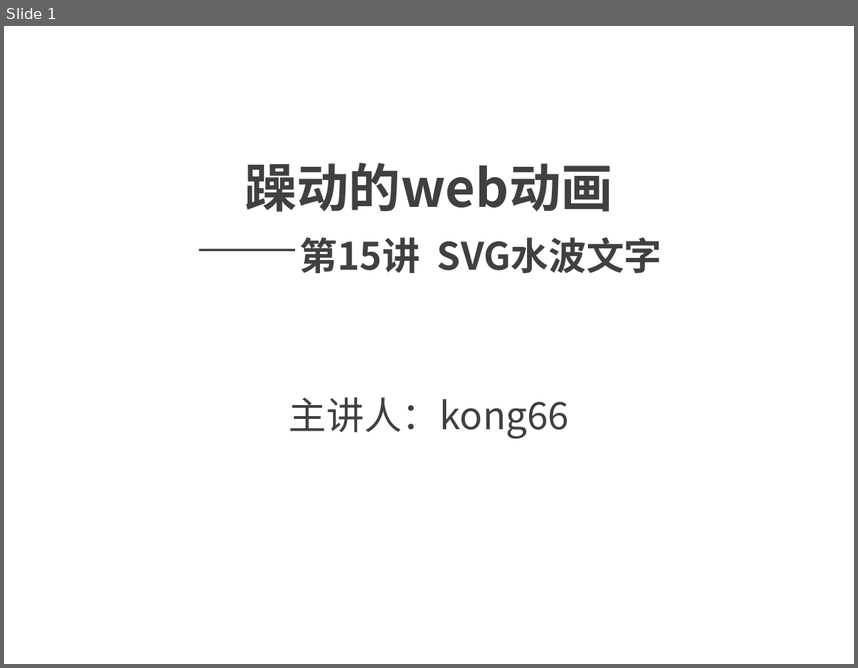
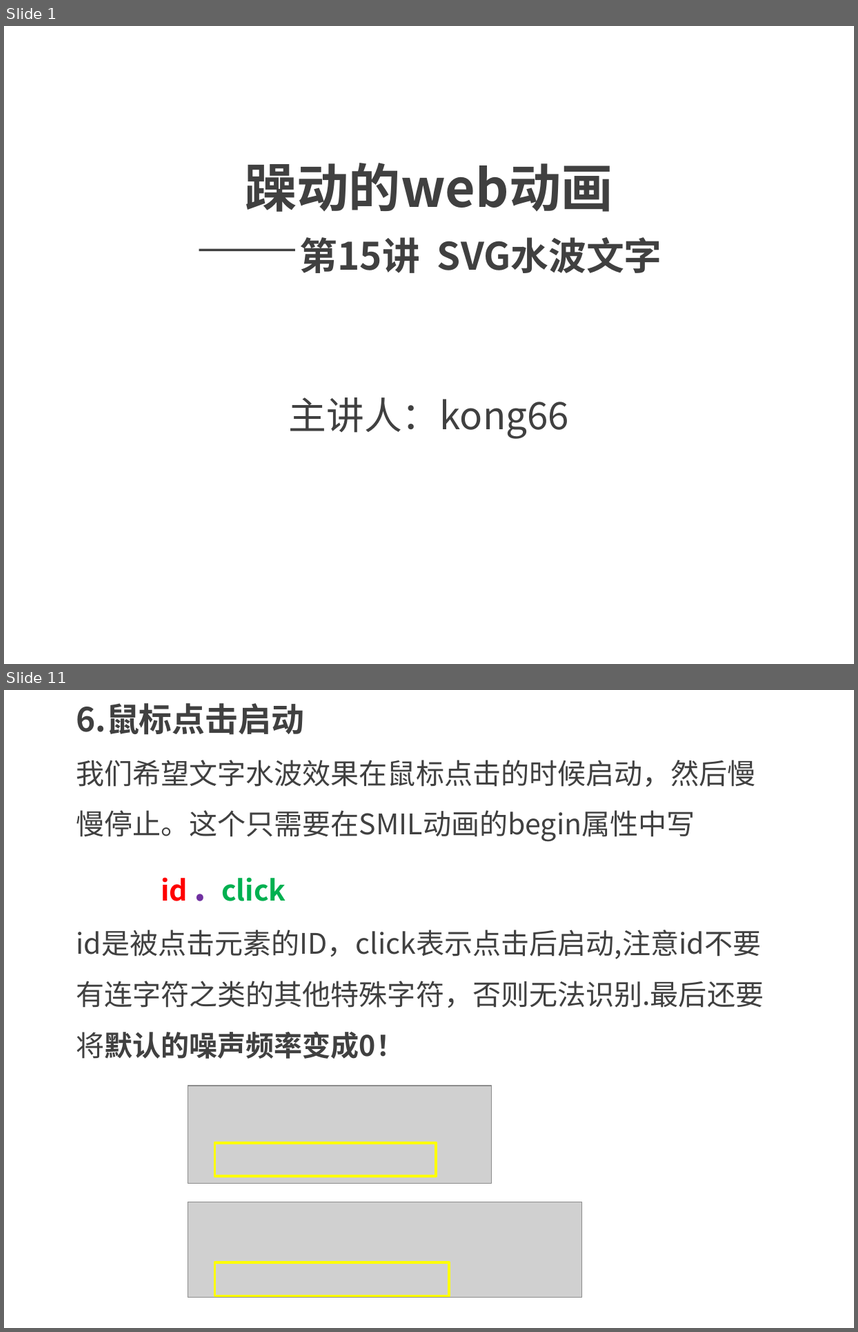
Before and after one commit to kong66/webAni, a slide deck: 15-svg-filter-text-wave/15.pptx. Shown one above the other, each under a label of ours: slide 1 before the commit, slides 1 and 11 after it; the slides between them are not shown. The pictures are 858x668 and 858x1332 pixels, drawn with LibreOffice and Linux fonts; fonts in the diff are those of the drawing; grey boxes stand for pictures. Boxes give left, top, right and bottom in pixels: in the first picture for what was removed or moved away, otherwise in the second. Text is boxed around its words. In the diff, an @@ line names an element or a change of style, - is before the commit and + after.

```diff
--- a/15-svg-filter-text-wave/15.pptx
+++ b/15-svg-filter-text-wave/15.pptx
@@ slide 11 added at [4, 690, 854, 1328], background #FFFFFF @@
@@ text added at [76, 703, 304, 735], 28 pt, text #404040, bold @@
+6.鼠标点击启动
@@ text added at [76, 760, 764, 1058], 24 pt, text #404040 @@
+我们希望文字水波效果在鼠标点击的时候启动，然后慢慢停止。这个只需要在SMIL动画的begin属性中写
+id . click
+id是被点击元素的ID，click表示点击后启动,注意id不要有连字符之类的其他特殊字符，否则无法识别.最后还要将默认的噪声频率变成0！
@@ picture added at [188, 1085, 492, 1183] @@
@@ rectangle added at [215, 1142, 436, 1175], outline #FFFF00 2.25 pt @@
@@ picture added at [188, 1202, 583, 1296] @@
@@ rectangle added at [215, 1262, 450, 1295], outline #FFFF00 2.25 pt @@
```
Also in this commit, not shown: 3 slides changed, 8 other slides added, 8 slides removed, 2 other files.
